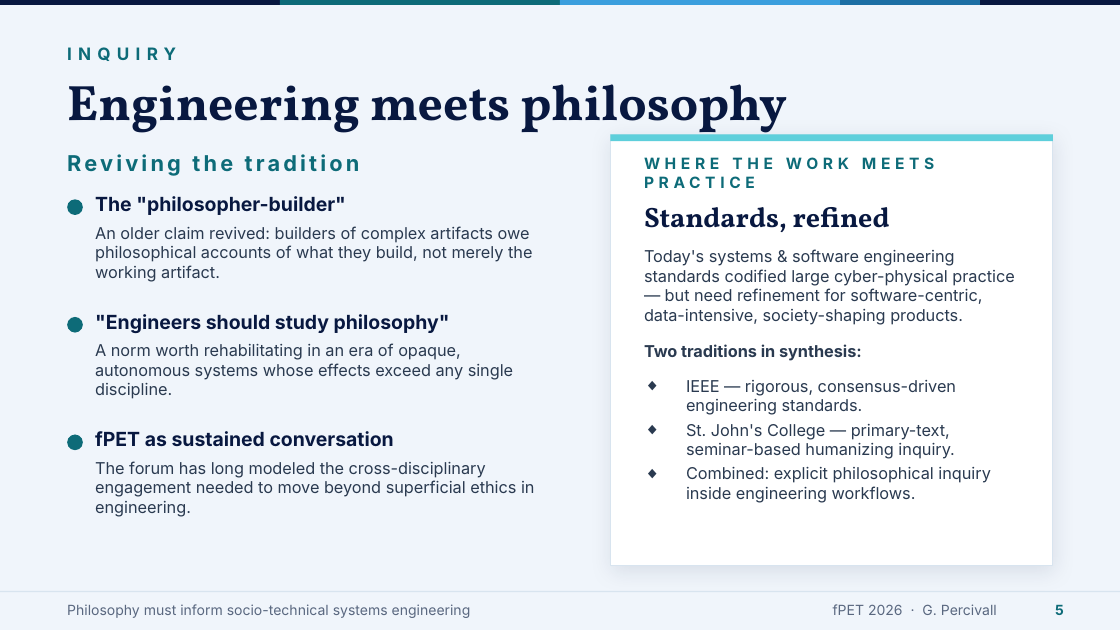
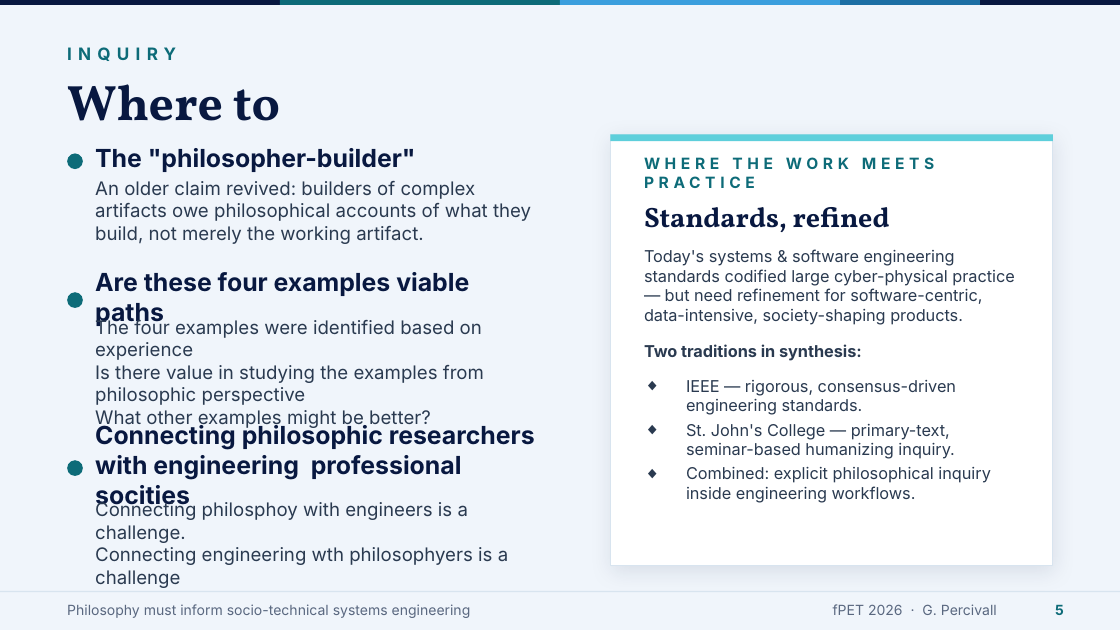
Before and after one commit to percivall/georoundtable.xyz, a slide deck: slide 13 of fPET-2026-Philosophy-must-inform-socio-technical-systems-engineering.pptx (slide 5 before the commit). Drawn at 1120x630 pixels with LibreOffice and Linux fonts; fonts in the diff are those of the drawing. Boxes give left, top, right and bottom in pixels: in the first picture for what was removed or moved away, otherwise in the second. Text is boxed around its words. In the diff, an @@ line names an element or a change of style, - is before the commit and + after.

```diff
--- a/fPET-2026-Philosophy-must-inform-socio-technical-systems-engineering.pptx
+++ b/fPET-2026-Philosophy-must-inform-socio-technical-systems-engineering.pptx
@@ text at box(67, 84, 280, 121): text changed @@
-Engineering meets philosophy
+Where to
@@ text "The "philosopher-builder"" at box(95, 148, 416, 172): size 12.5 to 16 pt @@
@@ 2 texts, 1 ellipse: place and size @@
-2 texts, 1 ellipse at box(67, 196, 532, 282)
+2 texts, 1 ellipse at box(67, 148, 531, 244)
@@ text removed at box(67, 154, 360, 176) @@
-Reviving the tradition
@@ text "An older claim revived: builders ..." at box(95, 181, 531, 244): size 10.5 to 12 pt @@
@@ ellipse: place and size @@
-ellipse at box(67, 317, 83, 333)
+ellipse at box(67, 292, 83, 308)
@@ text at box(95, 272, 469, 327): text changed; size 12.5 to 16 pt @@
-"Engineers should study philosophy"
+Are these four examples viable paths
@@ text at box(95, 318, 484, 429): text changed; size 10.5 to 12 pt @@
-A norm worth rehabilitating in an era of opaque, autonomous systems whose effects exceed any single discipline.
+The four examples were identified based on experience
+Is there value in studying the examples from philosophic perspective
+What other examples might be better?
@@ text at box(95, 424, 535, 509): text changed; size 12.5 to 16 pt @@
-fPET as sustained conversation
+Connecting philosophic researchers with engineering professional socities
@@ ellipse: place and size @@
-ellipse at box(67, 435, 83, 450)
+ellipse at box(67, 460, 83, 476)
@@ text at box(95, 501, 508, 588): text changed; size 10.5 to 12 pt @@
-The forum has long modeled the cross-disciplinary engagement needed to move beyond superficial ethics in engineering.
+Connecting philosphoy with engineers is a challenge.
+Connecting engineering wth philosophyers is a challenge
```
Also in this commit, not shown: 1 other slide changed, 13 slides added, 7 slides removed, 3 other files.
